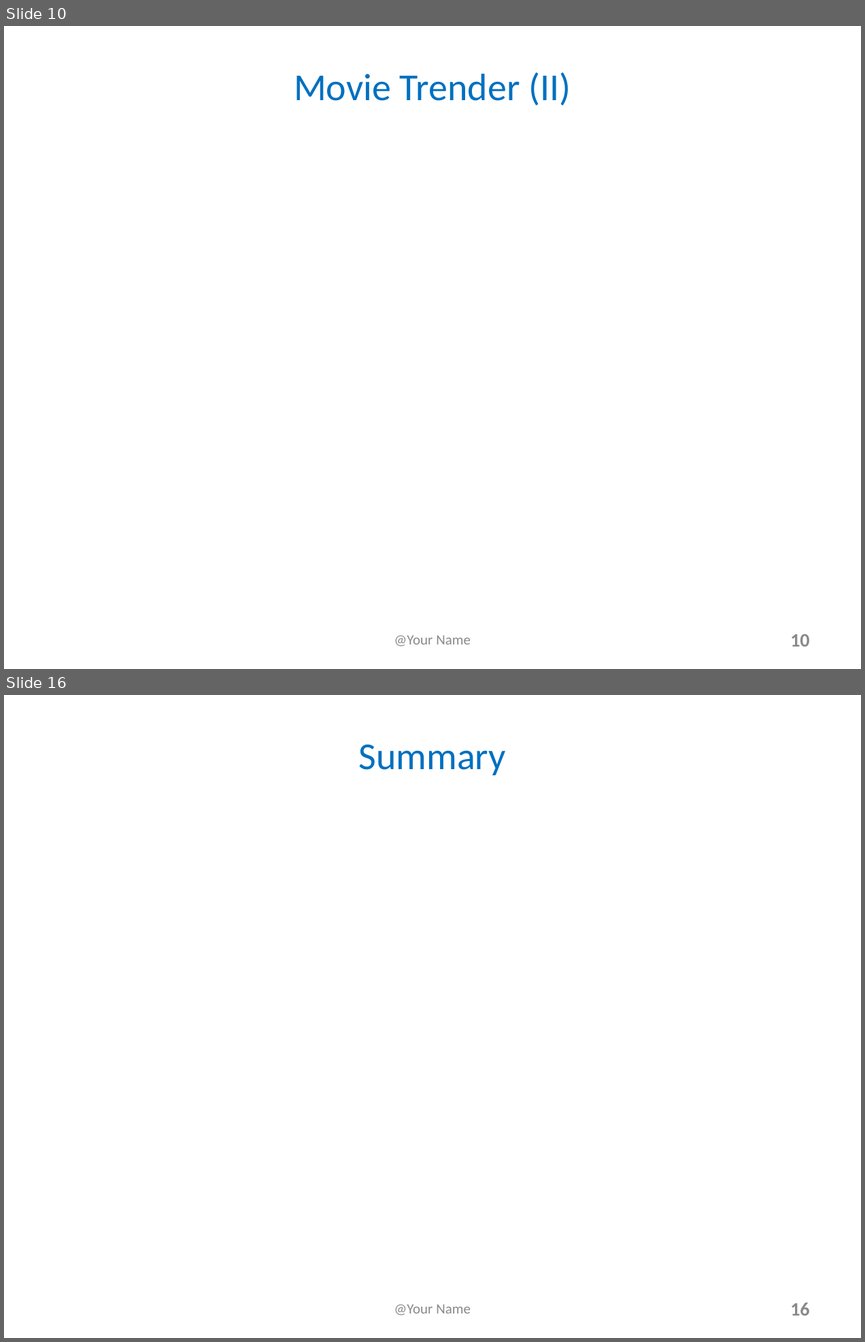
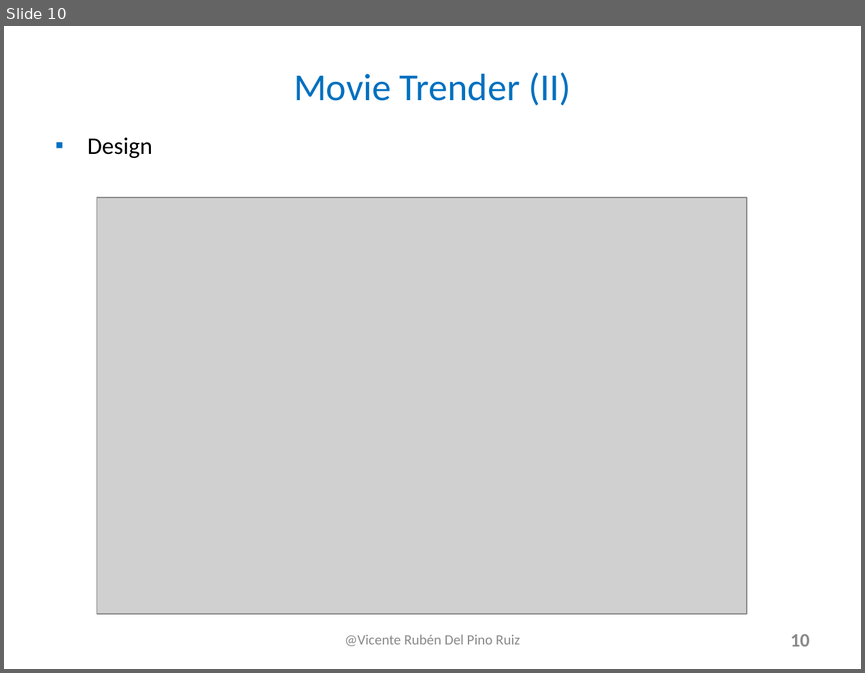
Before and after one commit to MovieTrender/Documentation, a slide deck: Big Data Case Study in Social Media.ppt. Shown one above the other, each under a label of ours: slides 10 and 16 before the commit, slide 10 after it; the slides between them are not shown. The pictures are 865x1342 and 865x673 pixels, drawn with LibreOffice and Linux fonts; fonts in the diff are those of the drawing; grey boxes stand for pictures. Boxes give left, top, right and bottom in pixels: in the first picture for what was removed or moved away, otherwise in the second. Text is boxed around its words. In the diff, an @@ line names an element or a change of style, - is before the commit and + after.

```diff
--- a/Big Data Case Study in Social Media.ppt
+++ b/Big Data Case Study in Social Media.ppt
@@ slide 16 removed at (4,695,861,1338), background #FFFFFF @@
@@ title removed at (359,744,507,775) @@
-Summary
@@ text removed at (394,1304,470,1315) @@
-@Your Name
@@ page number removed at (790,1302,809,1315) @@
-16
@@ slide 10 changed as well @@
@@ text added at (88,138,153,158), 20 pt, text #000000 @@
+▪ Design
@@ picture added at (96,197,746,614) @@
@@ text at (345,634,519,646): text changed @@
-@Your Name
+@Vicente Rubén Del Pino Ruiz
```
Also in this commit, not shown: 9 other slides changed, 3 slides added, 2 other slides removed, 1 other file.
